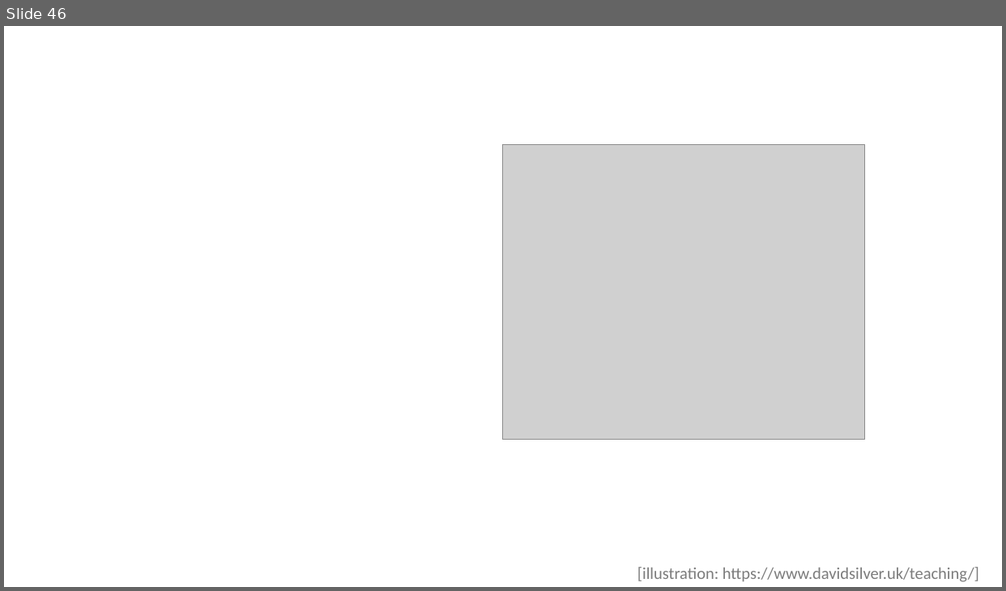
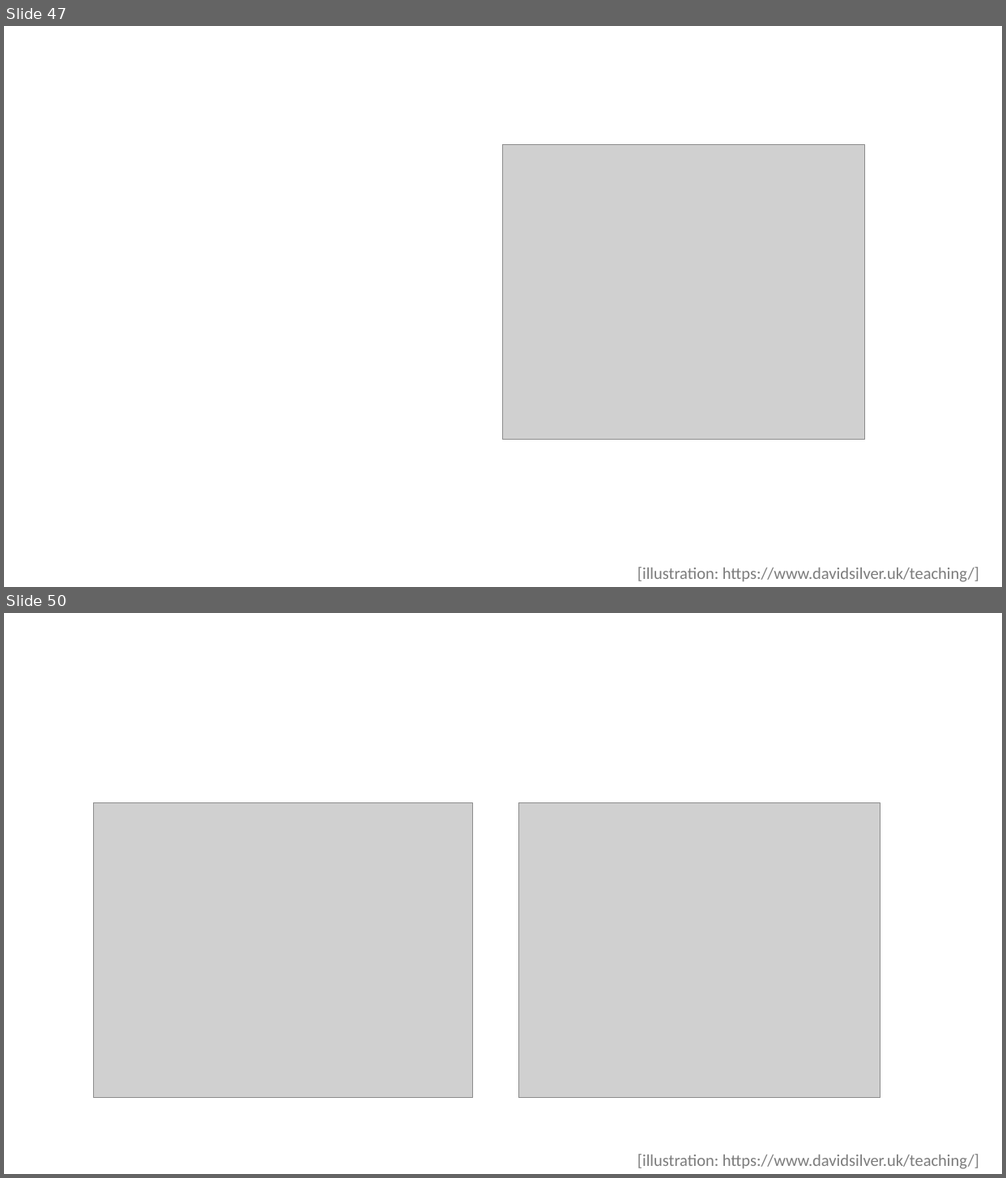
Before and after one commit to jolindien-git/jolindien-git.github.io, a slide deck: Intelligence Artificielle et Analyse de donnees.pptx. Shown one above the other, each under a label of ours: slide 46 before the commit, slides 47 and 50 after it; the slides between them are not shown. The pictures are 1006x591 and 1006x1178 pixels, drawn with LibreOffice and Linux fonts; fonts in the diff are those of the drawing; grey boxes stand for pictures. Boxes give left, top, right and bottom in pixels: in the first picture for what was removed or moved away, otherwise in the second. Text is boxed around its words. In the diff, an @@ line names an element or a change of style, - is before the commit and + after.

```diff
--- a/Intelligence Artificielle et Analyse de donnees.pptx
+++ b/Intelligence Artificielle et Analyse de donnees.pptx
@@ slide 50 added at bbox=[4, 613, 1002, 1174], background #FFFFFF @@
@@ picture added at bbox=[94, 803, 473, 1098] @@
@@ picture added at bbox=[519, 803, 880, 1098] @@
@@ text added at bbox=[637, 1154, 979, 1169], 16 pt, text #7C7C7C @@
+[illustration: https://www.davidsilver.uk/teaching/]
@@ what was slide 46 is now slide 47 @@
```
Also in this commit, not shown: 4 slides changed, 6 other slides added.
